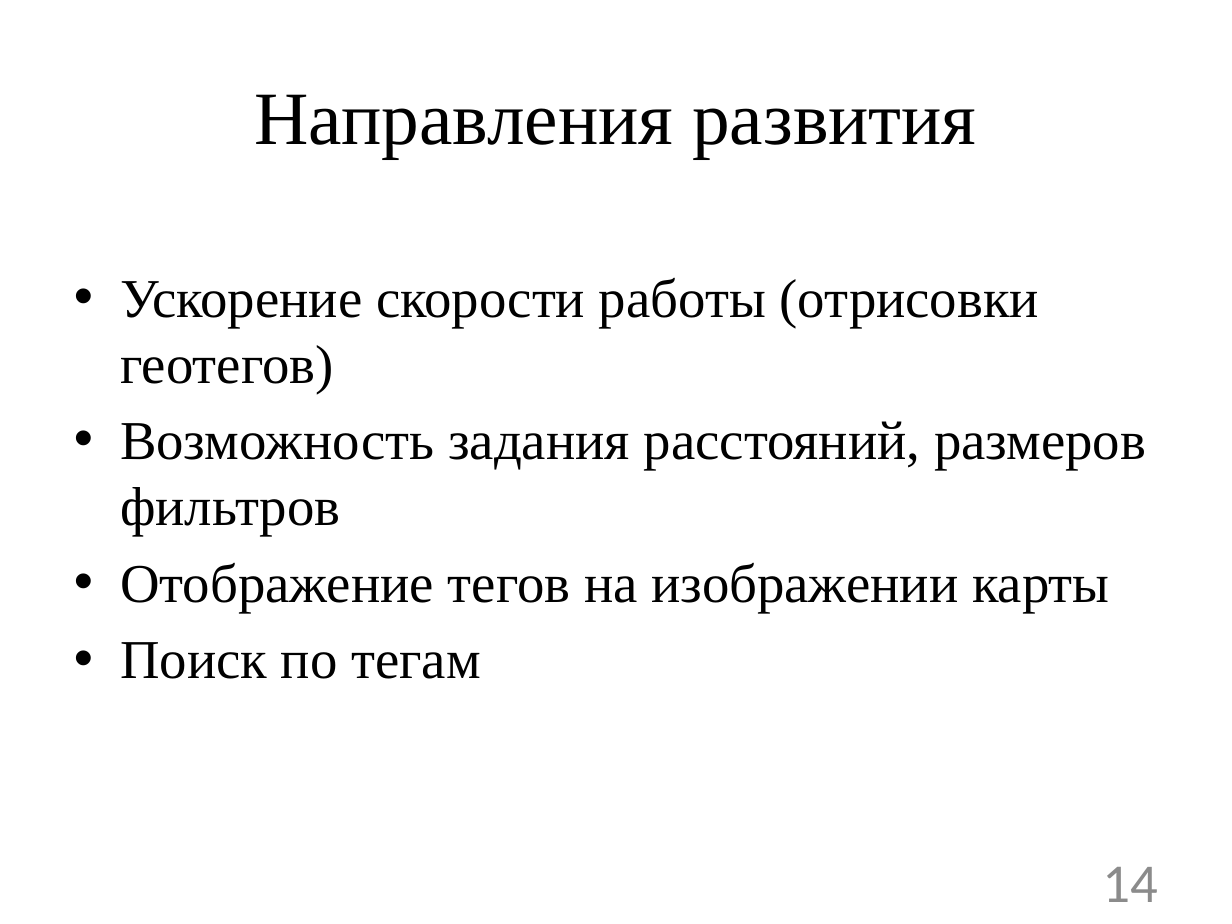
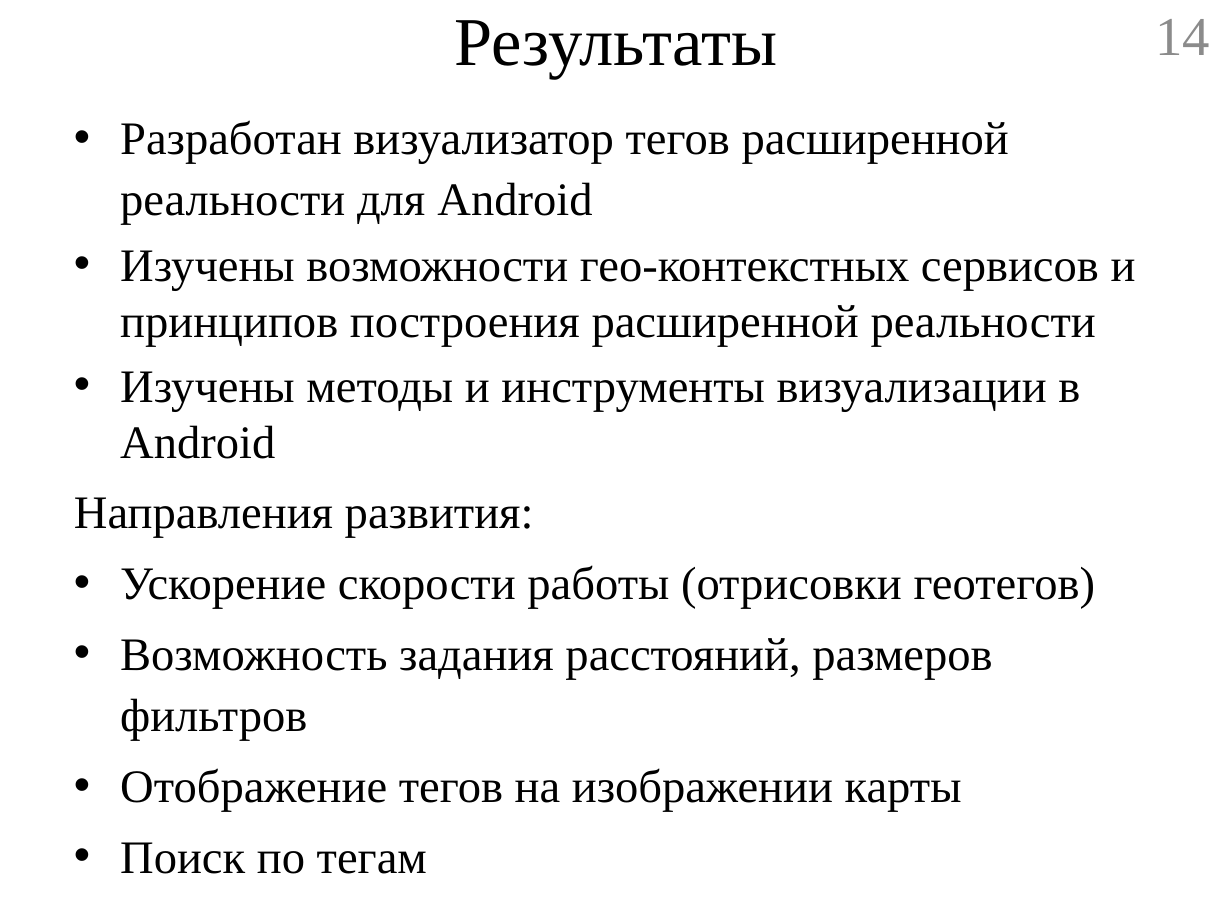
Before and after one commit to geo2tag/geocube, a slide deck: slide 14 of Диплом презентация.pptx. Drawn at 1232x924 pixels with LibreOffice and Linux fonts; fonts in the diff are those of the drawing. Boxes give left, top, right and bottom in pixels: in the first picture for what was removed or moved away, otherwise in the second. Text is boxed around its words. In the diff, an @@ line names an element or a change of style, - is before the commit and + after.

```diff
--- a/Диплом презентация.pptx
+++ b/Диплом презентация.pptx
@@ title added at <box>455,20,778,79</box>, 40 pt, text #000000 @@
+Результаты
@@ page number: place and size @@
-page number at <box>1102,867,1157,902</box>
+page number at <box>1155,19,1210,55</box>
@@ page number at <box>1155,19,1210,55</box>: font Calibri to Times New Roman @@
@@ text "Разработан визуализатор тегов расширенной реальности ...": place and size @@
-text "Разработан визуализатор тегов расширенной реальности ..." at <box>120,277,1146,679</box>
+text "Разработан визуализатор тегов расширенной реальности ..." at <box>74,120,1136,874</box>
@@ title removed at <box>255,94,976,158</box> @@
-Направления развития
@@ text at <box>74,120,1136,538</box>: paragraphs added @@
+• Разработан визуализатор тегов расширенной реальности для Android
+• Изучены возможности гео-контекстных сервисов и принципов построения расширенной реальности
+• Изучены методы и инструменты визуализации в Android
+Направления развития:
@@ text at <box>120,565,1096,874</box>: size 32 to 27.2 pt in "Ускорение скорости работы (отрисовки геотегов)", "Возможность задания расстояний, размеров фильтров", "Отображение тегов на изображении карты", "Поиск по тегам"; line spacing 1 to 1.1 @@
```
Also in this commit, not shown: 12 other slides changed, 1 slide added, 3 slides removed, 1 other file.
